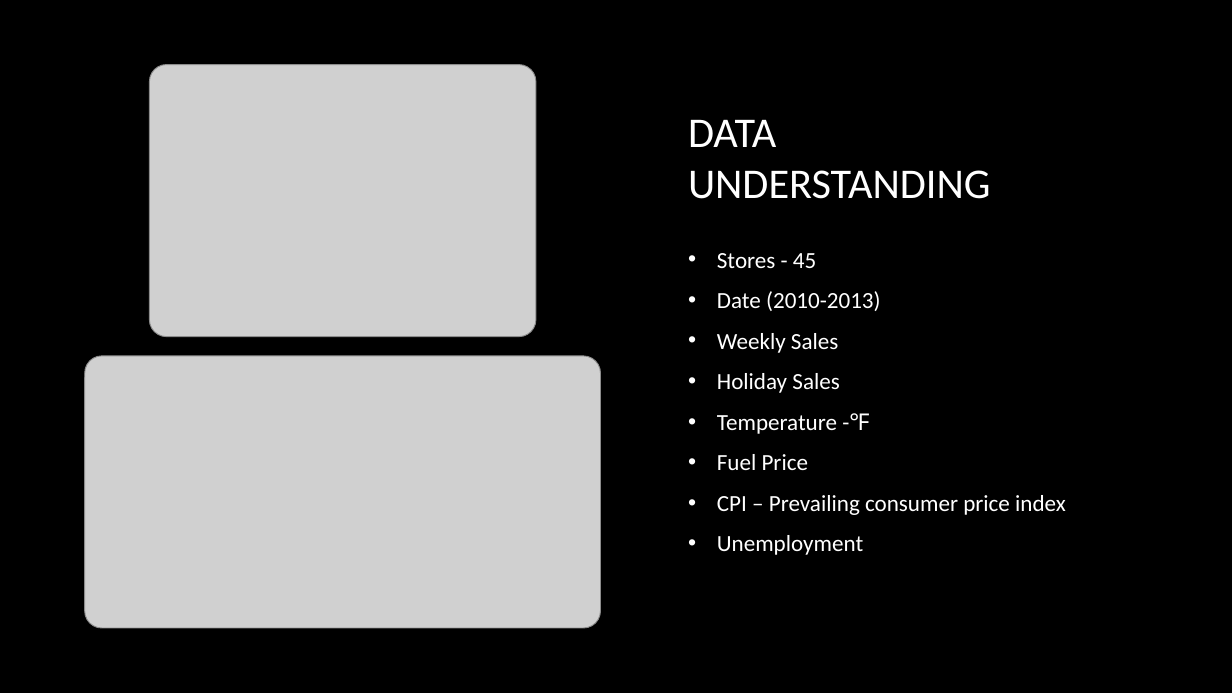
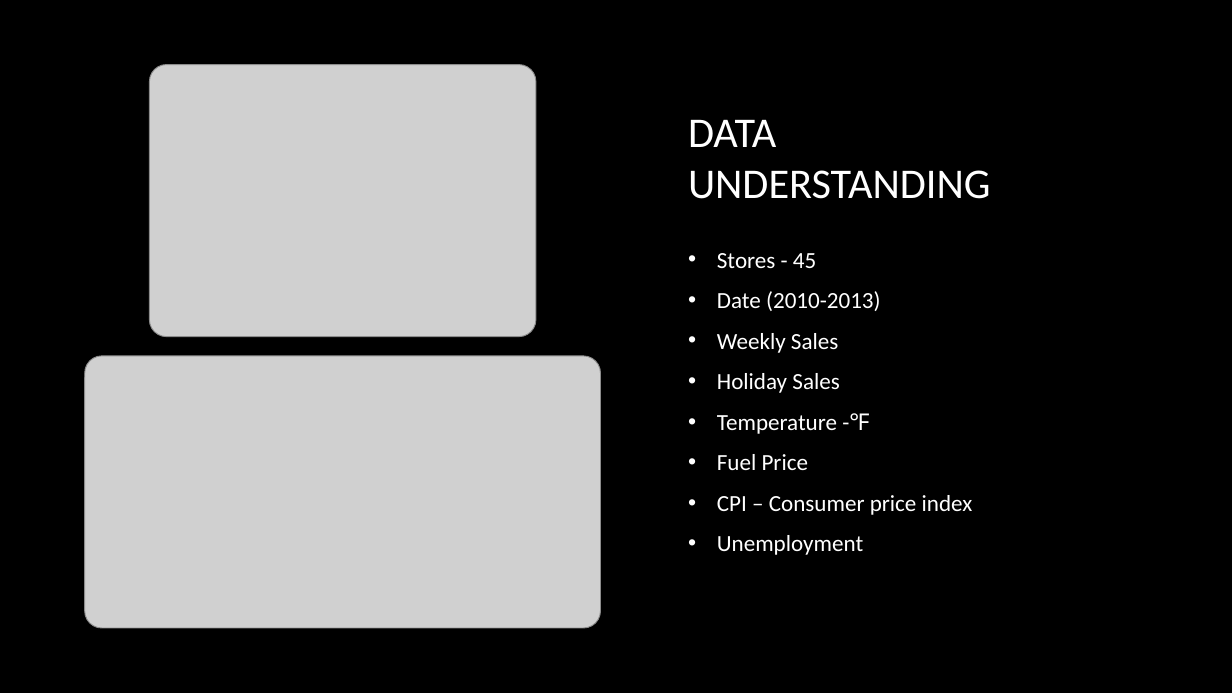
Before and after one commit to ChrisFreyre/Walmart-Capstone-Project, a slide deck: slide 4 of walmart_presentation.pptx. Drawn at 1232x693 pixels with LibreOffice and Linux fonts; fonts in the diff are those of the drawing; grey boxes stand for pictures; background and template pictures are left out. Boxes give left, top, right and bottom in pixels: in the first picture for what was removed or moved away, otherwise in the second. Text is boxed around its words. In the diff, an @@ line names an element or a change of style, - is before the commit and + after.

```diff
--- a/walmart_presentation.pptx
+++ b/walmart_presentation.pptx
@@ text at box(717, 495, 973, 515): text changed @@
-• CPI – Prevailing consumer price index
+• CPI – Consumer price index
```
Also in this commit, not shown: 20 other files.
